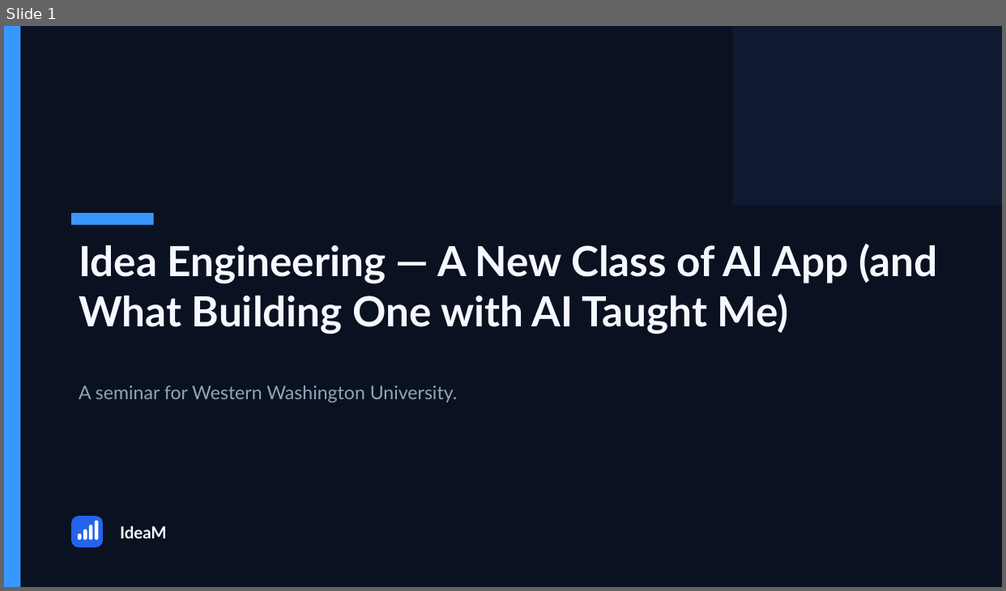
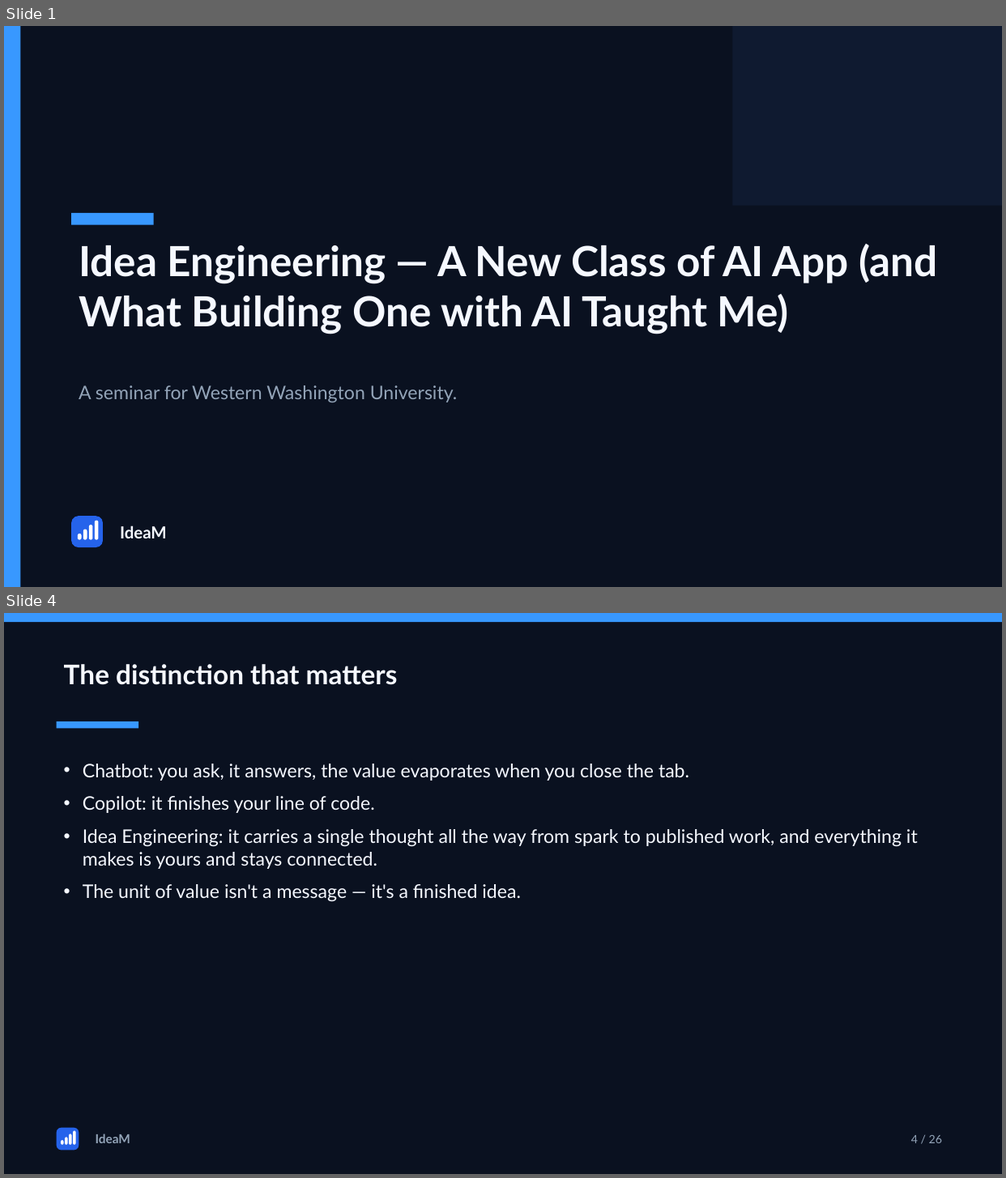
Before and after one commit to hjachter/IdiamPro, a slide deck: public/ideam-seminar.pptx. Shown one above the other, each under a label of ours: slide 1 before the commit, slides 1 and 4 after it; the slides between them are not shown. The pictures are 1006x591 and 1006x1178 pixels, drawn with LibreOffice and Linux fonts; fonts in the diff are those of the drawing. Boxes give left, top, right and bottom in pixels: in the first picture for what was removed or moved away, otherwise in the second. Text is boxed around its words. In the diff, an @@ line names an element or a change of style, - is before the commit and + after.

```diff
--- a/public/ideam-seminar.pptx
+++ b/public/ideam-seminar.pptx
@@ slide 4 added at (4, 613, 1002, 1174), background #0A1120 @@
@@ rectangle added at (4, 613, 1002, 622), fill #3898FF @@
@@ text added at (64, 664, 398, 685), 26 pt, text #F5F8FF, bold @@
+The distinction that matters
@@ rectangle added at (57, 722, 138, 728), fill #3898FF @@
@@ text added at (83, 764, 918, 902), 18 pt, text #F5F8FF @@
+• Chatbot: you ask, it answers, the value evaporates when you close the tab.
+• Copilot: it finishes your line of code.
+• Idea Engineering: it carries a single thought all the way from spark to published work, and everything it makes is yours and stays connected.
+• The unit of value isn't a message — it's a finished idea.
@@ rounded rectangle added at (57, 1128, 79, 1151), fill #2563EB @@
@@ rounded rectangle added at (61, 1141, 64, 1145), fill #FFFFFF @@
@@ rounded rectangle added at (65, 1138, 68, 1145), fill #FFFFFF @@
@@ rounded rectangle added at (69, 1134, 72, 1144), fill #FFFFFF @@
@@ rounded rectangle added at (73, 1131, 76, 1145), fill #FFFFFF @@
@@ text added at (96, 1134, 130, 1144), 12 pt, text #93A4B8, bold @@
+IdeaM
@@ text added at (911, 1135, 942, 1144), 11 pt, text #93A4B8 @@
+4 / 26
```
Also in this commit, not shown: 9 slides changed, 14 other slides added, 3 other files.
